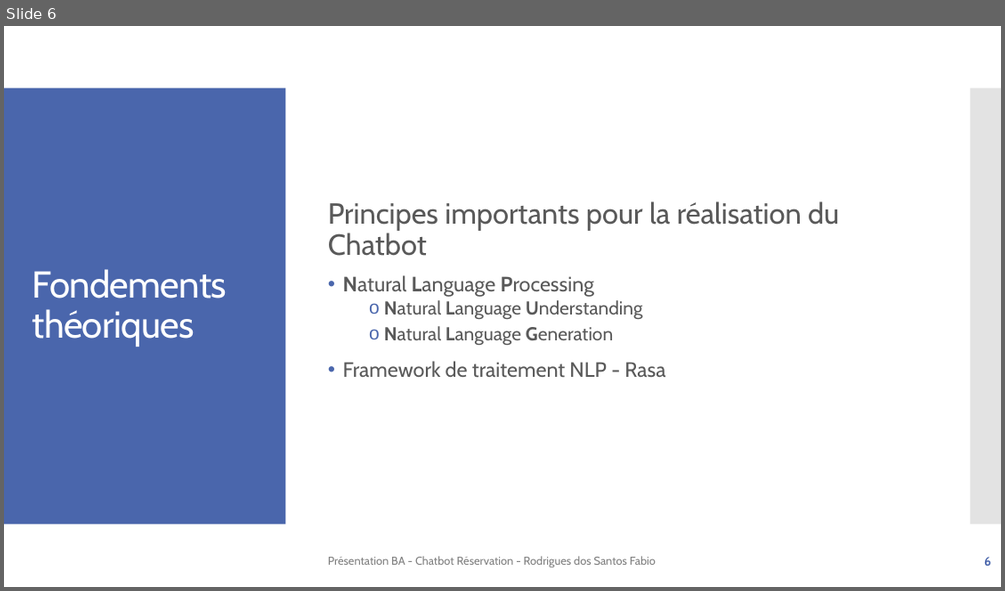
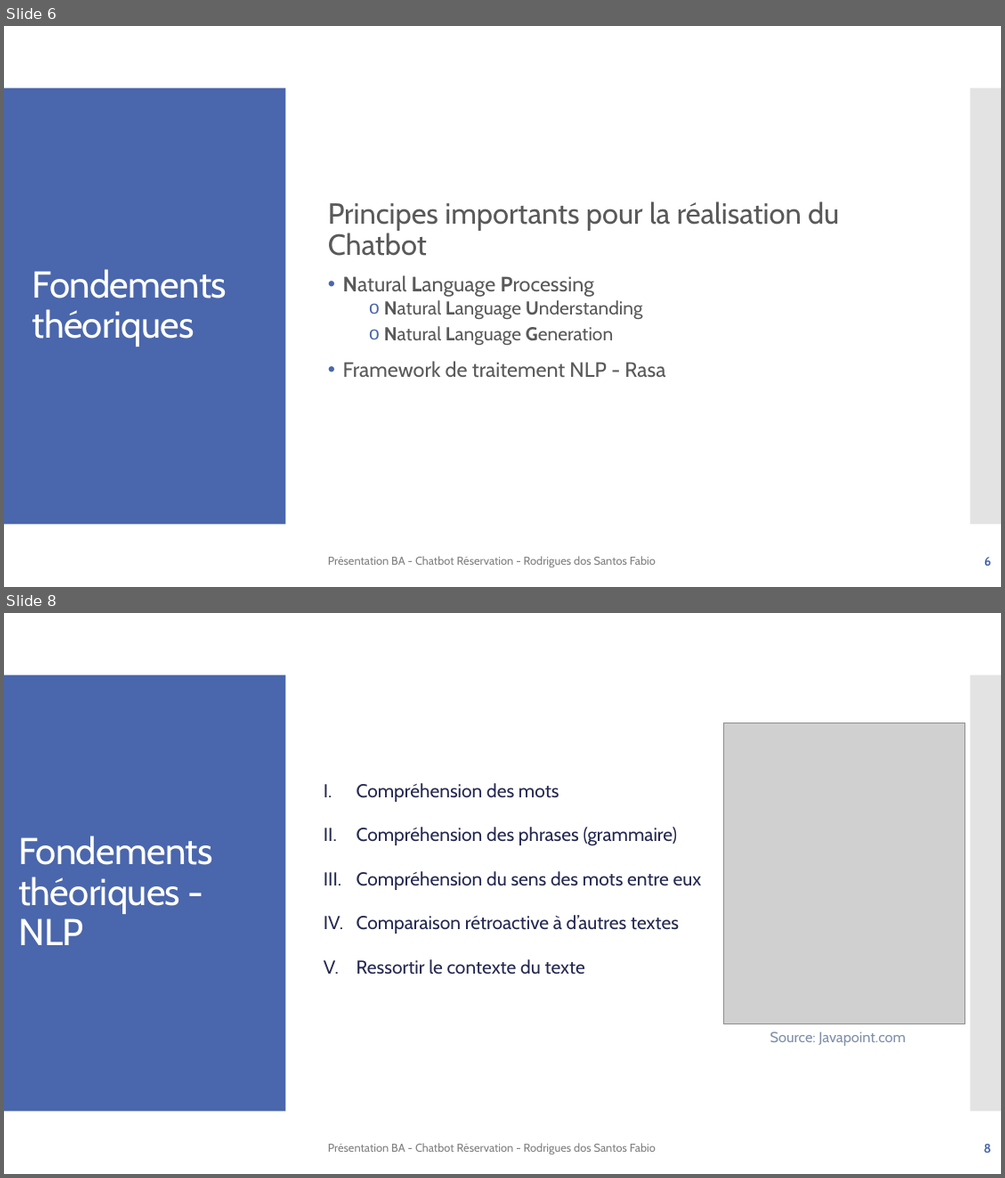
Before and after one commit to f-rdrgs/projet-bachelor, a slide deck: documentation/travail_bachelor/ISC_LOG_presentation_diplome_RodriguesDosSantosFabio_EggenbergNiklaus_2024.pptx. Shown one above the other, each under a label of ours: slide 6 before the commit, slides 6 and 8 after it; the slides between them are not shown. The pictures are 1005x591 and 1005x1178 pixels, drawn with LibreOffice and Linux fonts; fonts in the diff are those of the drawing; grey boxes stand for pictures. Boxes give left, top, right and bottom in pixels: in the first picture for what was removed or moved away, otherwise in the second. Text is boxed around its words. In the diff, an @@ line names an element or a change of style, - is before the commit and + after.

```diff
--- a/documentation/travail_bachelor/ISC_LOG_presentation_diplome_RodriguesDosSantosFabio_EggenbergNiklaus_2024.pptx
+++ b/documentation/travail_bachelor/ISC_LOG_presentation_diplome_RodriguesDosSantosFabio_EggenbergNiklaus_2024.pptx
@@ slide 8 added at bbox=[4, 613, 1001, 1174], background #FFFFFF; not listed: 2 template elements that a slide beside it also shows @@
@@ picture added at bbox=[724, 723, 965, 1023] @@
@@ text added at bbox=[356, 783, 702, 974], 18 pt, text #242852 @@
+I. Compréhension des mots
+II. Compréhension des phrases (grammaire)
+III. Compréhension du sens des mots entre eux
+IV. Comparaison rétroactive à d’autres textes
+V. Ressortir le contexte du texte
@@ title added at bbox=[18, 835, 212, 945], 36 pt, text #FFFFFF @@
+Fondements théoriques - NLP
@@ text added at bbox=[770, 1031, 905, 1046], 14 pt, text #7F8FA9 @@
+Source: Javapoint.com
@@ text added at bbox=[328, 1143, 655, 1154], 11 pt, text #808080 @@
+Présentation BA - Chatbot Réservation - Rodrigues dos Santos Fabio
@@ page number added at bbox=[984, 1143, 991, 1152], 12 pt, text #4A66AC, bold @@
+8
```
Also in this commit, not shown: 2 slides changed, 4 other slides added.
